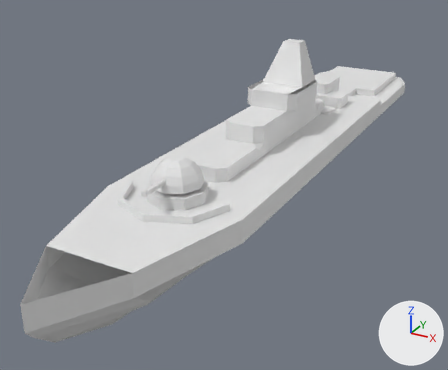
The FBX model Ship Wars/Assets/3d asset/cruiser.fbx as it was, and as the next commit left it.
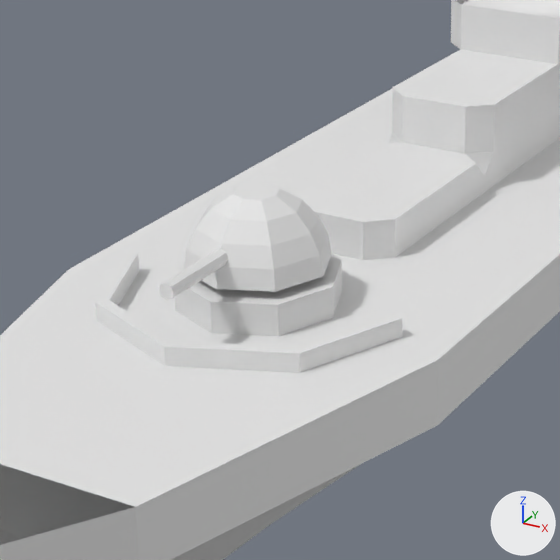
Each version is shown whole from a 50 mm lens placed at (4.82, -11.02, 4.25), pointed at (-0.62, -1.13, -0.7), then close up on the part from 18% to 64% of the width and 24% to 79% of the height. Lighting does not change. The marker at lower right points along +X, +Y and +Z. The first two pictures are the older version. Where no turn or scale is listed for an object, it has been applied to the vertices. Vertices at exactly the same position are counted once.

The scene before the commit, as lines of its bpy script (objects in view):
```python
me_cube_002 = bpy.data.meshes.new('Cube.002')
me_cube_002.from_pydata(...)  # 76 vertices, 52 faces; spans x -0.52..0.52, y -2.68..1.99, z 0.01..1.9
me_cube_002.materials.append(mat_material_001)  # its picture is missing
me_cylinder = bpy.data.meshes.new('Cylinder')
me_cylinder.from_pydata(...)  # 72 vertices, 66 faces; spans x -0.48..0.48, y -0.48..0.48, z -0.137..0.606
me_cylinder.materials.append(mat_material_001)  # its picture is missing
me_cylinder_001 = bpy.data.meshes.new('Cylinder.001')
me_cylinder_001.from_pydata(...)  # an 8-sided cylinder along z spanning x -1.0..1.0, y -1.0..1.0, z -1.0..1.0
me_cylinder_001.materials.append(mat_material_001)  # its picture is missing
ob_cube_001 = bpy.data.objects.new('Cube.001', me_cube_002)
ob_cube_001.location = (0.0, -0.286, 0.0)
ob_cylinder = bpy.data.objects.new('Cylinder', me_cylinder)
ob_cylinder.location = (0.0, -3.743, 0.275)
ob_cylinder_001 = bpy.data.objects.new('Cylinder.001', me_cylinder_001)
ob_cylinder_001.location = (0.0, -4.324, 0.625)
ob_cylinder_001.rotation_euler = (1.571, 0.0, 0.0)  # degrees (90, 0, 0)
ob_cylinder_001.scale = (-0.0475, -0.0475, -0.284)
# also in view: 'Cube' at (0.0, -0.2, -0.36); 'Cylinder.002' at (0.01, -4.2, 0.27)
```
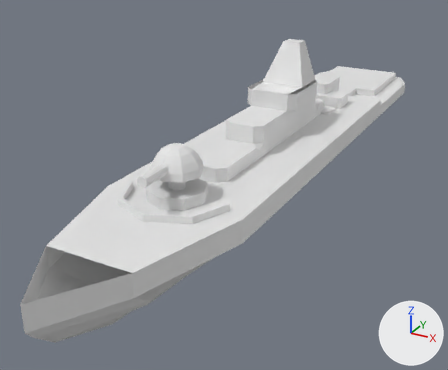
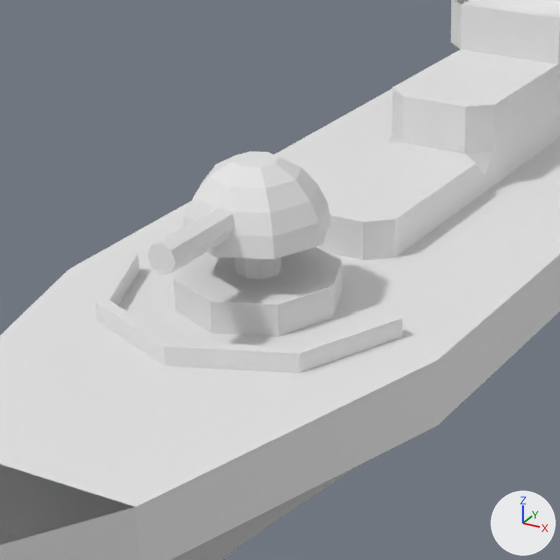
Commit message: cek cruiser

Where the newer file only moved an object's origin or applied its transform, the numbers keep the older frame.

Pixel boxes [x1, y1, x2, y2] of what changed, in the close-ups (560 x 560 px):
'Cylinder', reshaped: before [175, 183, 342, 336]; after [174, 247, 342, 336]
'Cylinder.003', added: after [183, 151, 331, 259]
'Cylinder.001', reshaped, moved, rescaled, turned: before [159, 249, 228, 300]; after [148, 208, 235, 275]
part 1 of me_cylinder, reshaped: before [177, 185, 341, 304]; after [174, 247, 341, 304]

What changed in the scene script:
```text
Change me_cylinder:
    used by ob_cylinder; location = (0.0, -3.743, 0.275)
    remove me_cylinder.from_pydata(...)  # 72 vertices, 66 faces; spans x -0.48..0.48, y -0.48..0.48, z -0.137..0.606
    add me_cylinder.from_pydata(...)  # 32 vertices, 25 faces; spans x -0.48..0.48, y -0.48..0.48, z -0.137..0.44
    me_cylinder part 1
    48 vertices are removed from x -0.422..0.422, y -0.422..0.422, z 0.187..0.606
    49 faces are deleted
    8 vertices move from x -0.235..0.235, y -0.235..0.235, z 0.137 to x -0.131..0.131, y -0.131..0.131, z 0.137
    8 new vertices lie (0.0, 0.0, 0.303) away from vertices in x -0.235..0.235, y -0.235..0.235, z 0.137
    8 new faces join them
Change me_cylinder_001:
    used by ob_cylinder_001; location = (0.0, -4.324, 0.625); rotation_euler = (1.571, 0.0, 0.0), in degrees (90, 0, 0); scale = (-0.0475, -0.0475, -0.284)
    remove me_cylinder_001.from_pydata(...)  # 16 vertices, 10 faces; spans x -1.0..1.0, y -1.0..1.0, z -1.0..1.0
    add me_cylinder_001.from_pydata(...)  # 16 vertices, 10 faces; spans x -0.05..0.05, y -0.28..0.28, z -0.05..0.05
    me_cylinder_001 part 2
    me_cylinder_001.vertices[0].co: (0.0, 1.0, -1.0) -> (0.0, -0.28, -0.05)  # pixel (166, 299) -> pixel (162, 275)
    me_cylinder_001.vertices[1].co: (0.0, 1.0, 1.0) -> (0.0, 0.28, -0.05)
    me_cylinder_001.vertices[2].co: (0.71, 0.71, -1.0) -> (-0.03, -0.28, -0.03)  # pixel (161, 296) -> pixel (152, 268)
    me_cylinder_001.vertices[3].co: (0.71, 0.71, 1.0) -> (-0.03, 0.28, -0.03)
    me_cylinder_001.vertices[4].co: (1.0, 0.0, -1.0) -> (-0.05, -0.28, 0.0)  # pixel (158, 289) -> pixel (147, 255)
    me_cylinder_001.vertices[5].co: (1.0, 0.0, 1.0) -> (-0.05, 0.28, 0.0)
    me_cylinder_001.vertices[6].co: (0.71, -0.71, -1.0) -> (-0.03, -0.28, 0.03)  # pixel (160, 284) -> pixel (150, 245)
    me_cylinder_001.vertices[7].co: (0.71, -0.71, 1.0) -> (-0.03, 0.28, 0.03)
    me_cylinder_001.vertices[8].co: (0.0, -1.0, -1.0) -> (0.0, -0.28, 0.05)  # pixel (165, 283) -> pixel (160, 243)
    me_cylinder_001.vertices[9].co: (0.0, -1.0, 1.0) -> (0.0, 0.28, 0.05)
    me_cylinder_001.vertices[10].co: (-0.71, -0.71, -1.0) -> (0.03, -0.28, 0.03)  # pixel (171, 286) -> pixel (170, 250)
    me_cylinder_001.vertices[11].co: (-0.71, -0.71, 1.0) -> (0.03, 0.28, 0.03)
    me_cylinder_001.vertices[12].co: (-1.0, 0.0, -1.0) -> (0.05, -0.28, 0.0)  # pixel (173, 293) -> pixel (175, 262)
    me_cylinder_001.vertices[13].co: (-1.0, 0.0, 1.0) -> (0.05, 0.28, 0.0)
    me_cylinder_001.vertices[14].co: (-0.71, 0.71, -1.0) -> (0.03, -0.28, -0.03)  # pixel (171, 298) -> pixel (172, 272)
    me_cylinder_001.vertices[15].co: (-0.71, 0.71, 1.0) -> (0.03, 0.28, -0.03)
Add me_cylinder_003:
    me_cylinder_003.from_pydata(...)  # 48 vertices, 41 faces; spans x -0.422..0.422, y -4.165..-3.321, z 0.462..0.881
    me_cylinder_003.materials.append(mat_material_001)  # its picture is missing
Change ob_cylinder_001:
    ob_cylinder_001.rotation_euler: (1.571, 0.0, 0.0) -> (0.0, 0.0, 0.0)  # degrees (90, 0, 0) -> degrees (0, 0, 0)
    ob_cylinder_001.location: (0.0, -4.324, 0.625) -> (0.0, -4.324, 0.814)
    ob_cylinder_001.scale: (-0.0475, -0.0475, -0.284) -> (1.85, 1.08, 1.85)
Add ob_cylinder_003:
    ob_cylinder_003 = bpy.data.objects.new('Cylinder.003', me_cylinder_003)
    ob_cylinder_003.location = (0.0, 0.0, 0.189)
```
